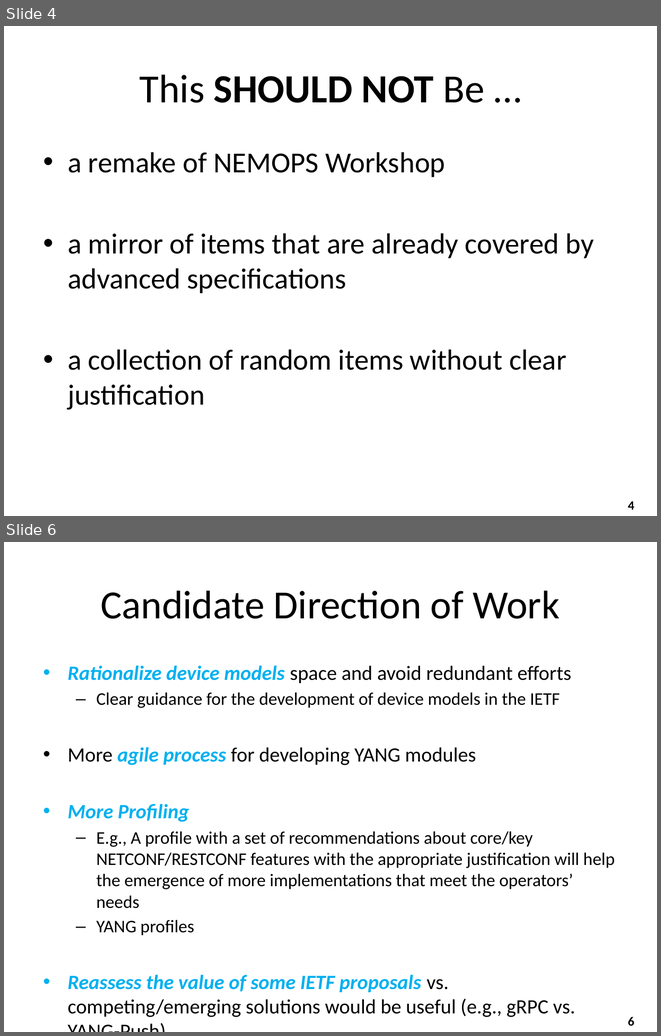
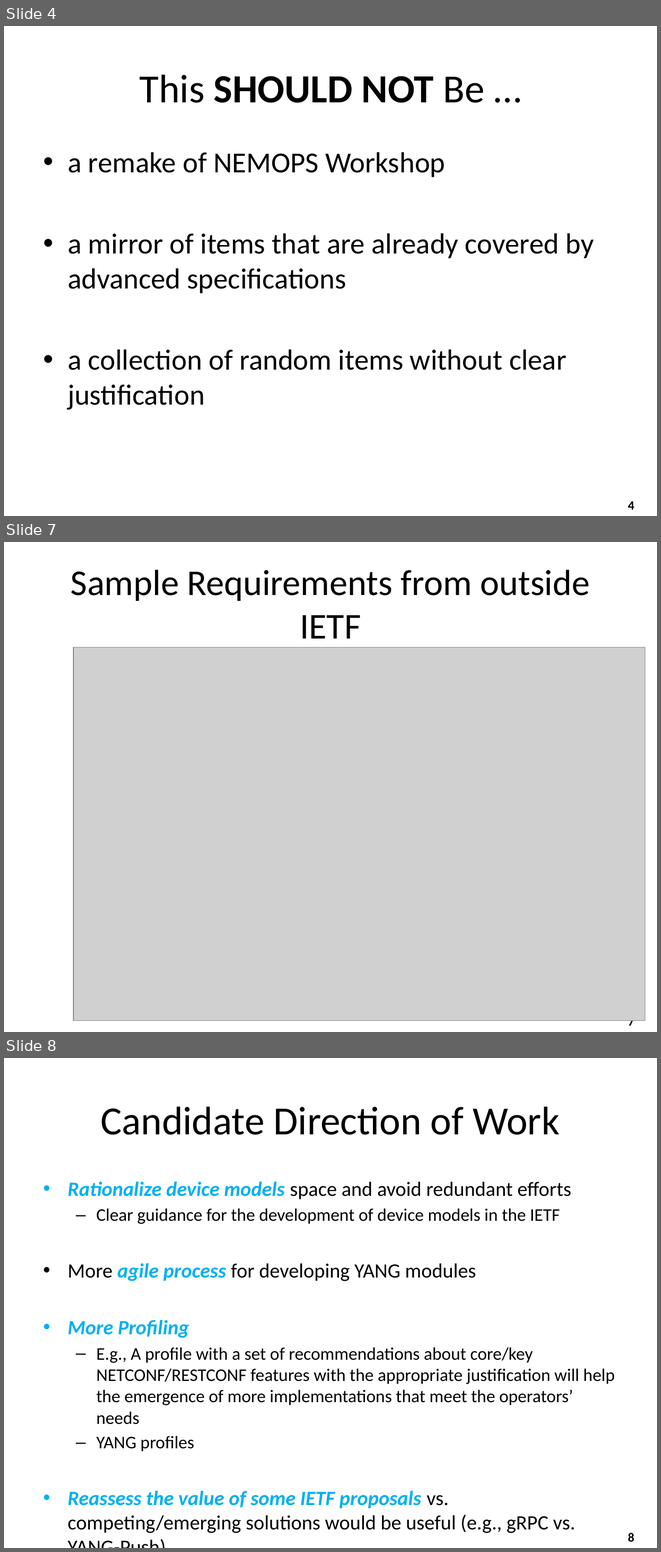
Before and after one commit to boucadair/rfc3535-20years-later, a slide deck: Prez/IETF123/draft-nmop-rfc3535-20years-later.pptx. Shown one above the other, each under a label of ours: slides 4 and 6 before the commit, slides 4, 7 and 8 after it; the slides between them are not shown. The pictures are 661x1036 and 661x1552 pixels, drawn with LibreOffice and Linux fonts; fonts in the diff are those of the drawing; grey boxes stand for pictures. Boxes give left, top, right and bottom in pixels: in the first picture for what was removed or moved away, otherwise in the second. Text is boxed around its words. In the diff, an @@ line names an element or a change of style, - is before the commit and + after.

```diff
--- a/Prez/IETF123/draft-nmop-rfc3535-20years-later.pptx
+++ b/Prez/IETF123/draft-nmop-rfc3535-20years-later.pptx
@@ slide 7 added at [4,542,657,1032], background #FFFFFF; not listed: 1 template element that a slide beside it also shows @@
@@ title added at [71,570,590,638], 40 pt, text #000000 @@
+Sample Requirements from outside IETF
@@ picture added at [73,647,645,1020] @@
@@ what was slide 6 is now slide 8 @@
@@ page number at [628,1532,634,1541]: text changed @@
-6
+8
```
Also in this commit, not shown: 2 slides changed, 1 other slide added, 1 other file.
